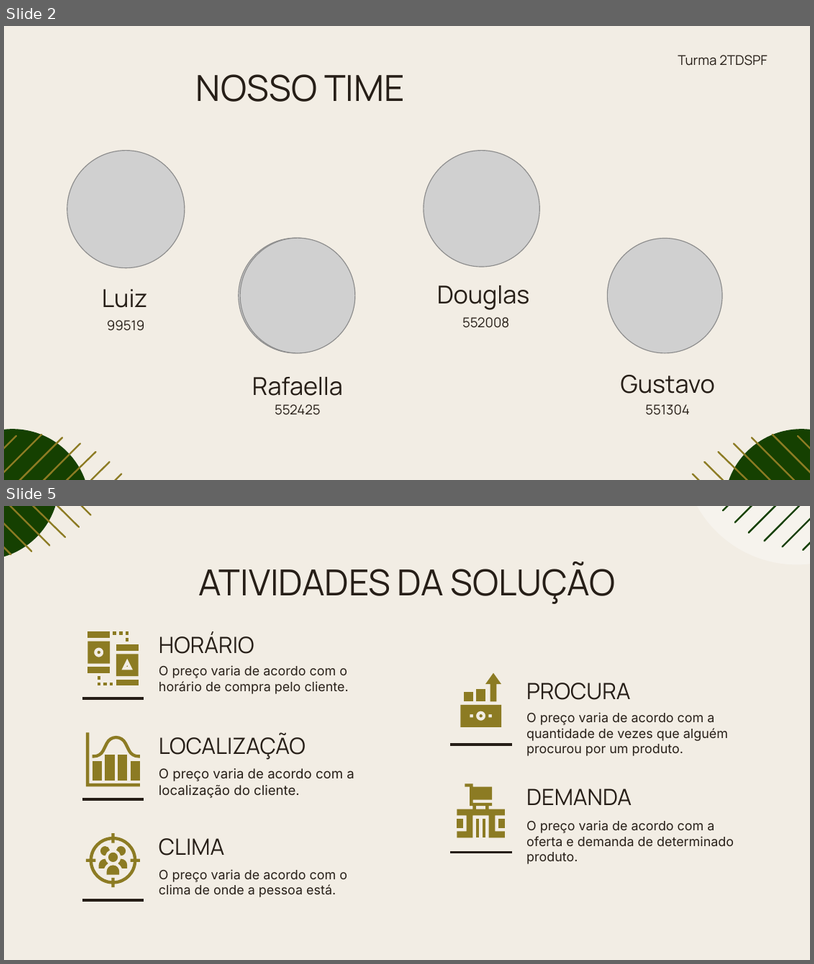
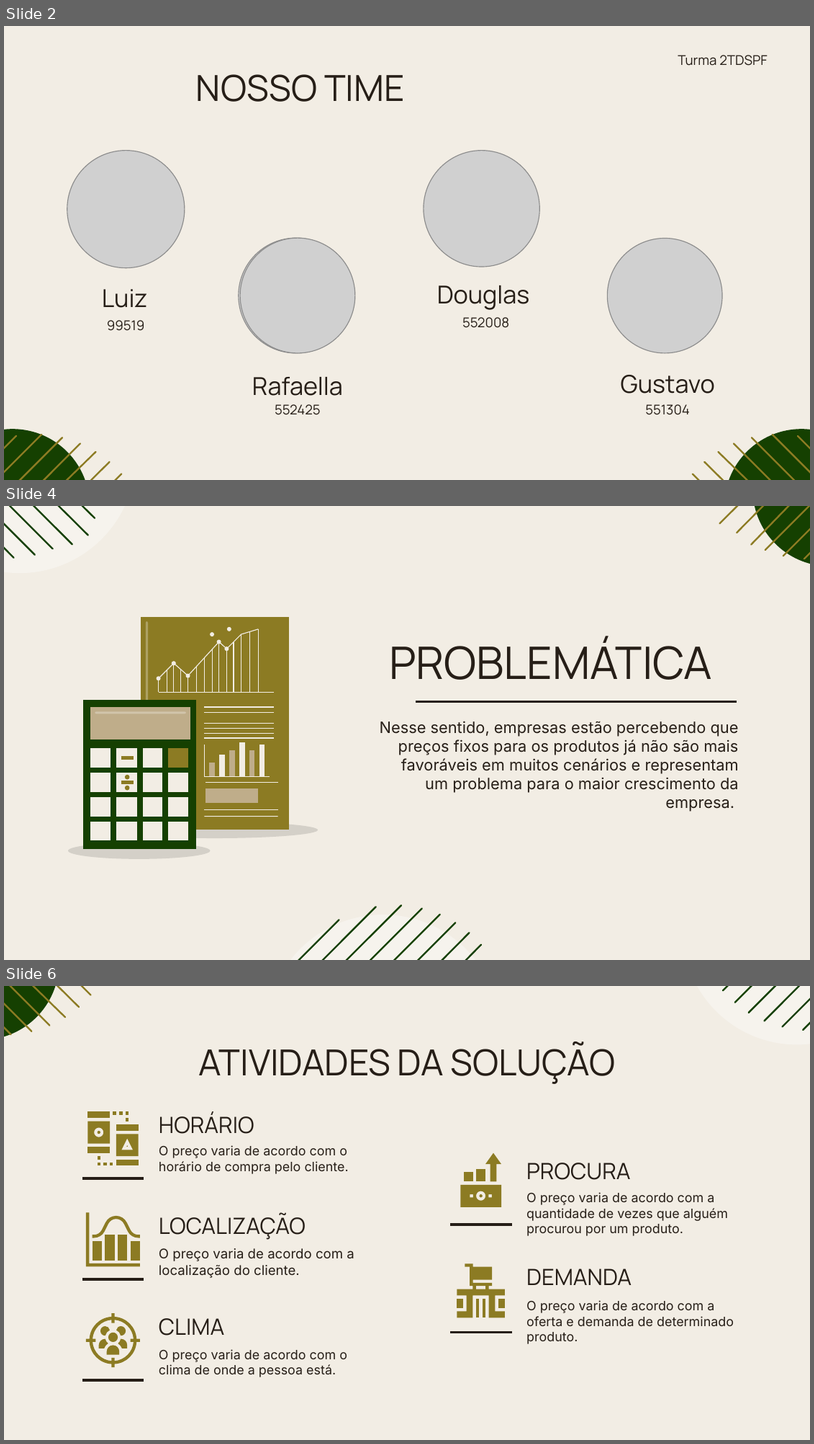
Before and after one commit to rafaellabastos/challenge-pitch-qa, a slide deck: Pitch-SavvyFix.pptx. Shown one above the other, each under a label of ours: slides 2 and 5 before the commit, slides 2, 4 and 6 after it; the slides between them are not shown. The pictures are 814x964 and 814x1444 pixels, drawn with LibreOffice and Linux fonts; fonts in the diff are those of the drawing; grey boxes stand for pictures. Boxes give left, top, right and bottom in pixels: in the first picture for what was removed or moved away, otherwise in the second. Text is boxed around its words. In the diff, an @@ line names an element or a change of style, - is before the commit and + after.

```diff
--- a/Pitch-SavvyFix.pptx
+++ b/Pitch-SavvyFix.pptx
@@ slide 4 added at (x1=4, y1=506, x2=810, y2=960), background #F2EDE4 @@
@@ group added at (x1=4, y1=506, x2=136, y2=573): 6 freeform shapes, 1 ellipse @@
@@ group added at (x1=720, y1=506, x2=810, y2=566): 6 freeform shapes, 1 ellipse @@
@@ title added at (x1=389, y1=637, x2=712, y2=680), 40 pt, text #261E17 @@
+PROBLEMÁTICA
@@ group added at (x1=67, y1=616, x2=318, y2=858): 61 freeform shapes @@
@@ subtitle added at (x1=380, y1=721, x2=739, y2=811), 14 pt, text #261E17 @@
+Nesse sentido, empresas estão percebendo que preços fixos para os produtos já não são mais favoráveis em muitos cenários e representam um problema para o maior crescimento da empresa.
@@ line added from (416, 701) to (737, 701), #261E17 2.25 pt @@
@@ group added at (x1=266, y1=905, x2=500, y2=960): 8 freeform shapes, 1 ellipse @@
@@ what was slide 5 is now slide 6 @@
```
Also in this commit, not shown: 3 slides changed.
